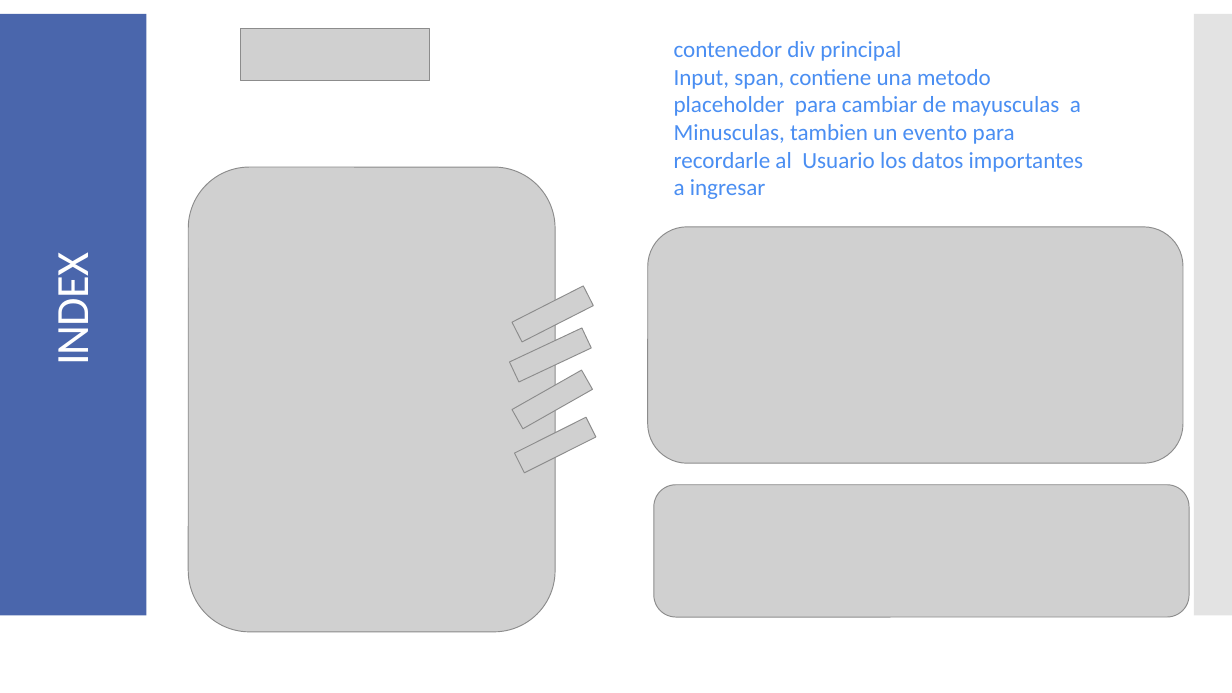
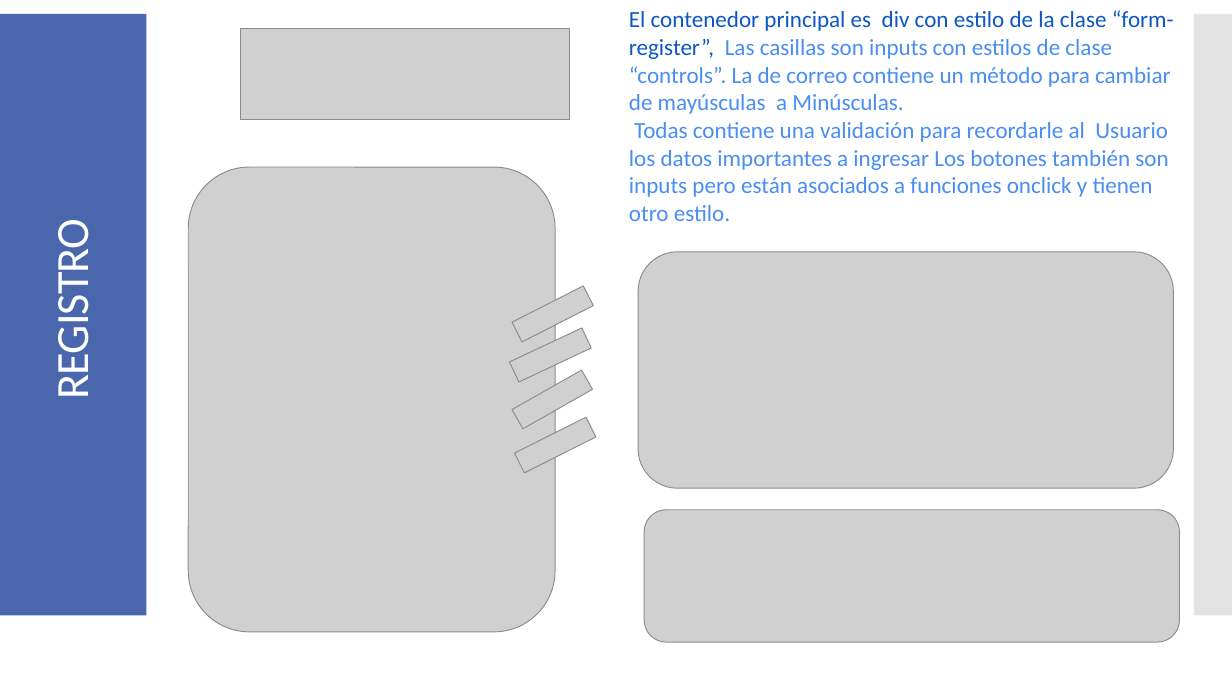
Before and after one commit to MalyJPL/PlayWeb-BICTIA, a slide deck: slide 8 of Manual/Manual_Desarrollo.pptx (slide 6 before the commit). Drawn at 1232x693 pixels with LibreOffice and Linux fonts; fonts in the diff are those of the drawing; grey boxes stand for pictures. Boxes give left, top, right and bottom in pixels: in the first picture for what was removed or moved away, otherwise in the second. Text is boxed around its words. In the diff, an @@ line names an element or a change of style, - is before the commit and + after.

```diff
--- a/Manual/Manual_Desarrollo.pptx
+++ b/Manual/Manual_Desarrollo.pptx
@@ picture: place and size @@
-picture at (240, 29, 430, 81)
+picture at (240, 29, 569, 119)
@@ rectangle "El contenedor principal es div ...": place and size @@
-rectangle "El contenedor principal es div ..." at (665, 30, 1103, 207)
+rectangle "El contenedor principal es div ..." at (620, 0, 1186, 233)
@@ text in rectangle at (629, 10, 1174, 221): text changed @@
-contenedor div principal
-Input, span, contiene una metodo
-placeholder para cambiar de mayusculas a
-Minusculas, tambien un evento para recordarle al Usuario los datos importantes a ingresar
+El contenedor principal es div con estilo de la clase “form-register”, Las casillas son inputs con estilos de clase “controls”. La de correo contiene un método para cambiar de mayúsculas a Minúsculas.
+Todas contiene una validación para recordarle al Usuario los datos importantes a ingresar Los botones también son inputs pero están asociados a funciones onclick y tienen otro estilo.
@@ title at (44, 237, 100, 394): text changed @@
-INDEX
+REGISTRO
@@ picture: place and size @@
-picture at (648, 226, 1183, 463)
+picture at (639, 252, 1174, 489)
@@ picture: place and size @@
-picture at (654, 485, 1189, 617)
+picture at (644, 510, 1179, 642)
```
Also in this commit, not shown: 6 other slides changed, 18 slides added, 2 slides removed, 10 other files.
